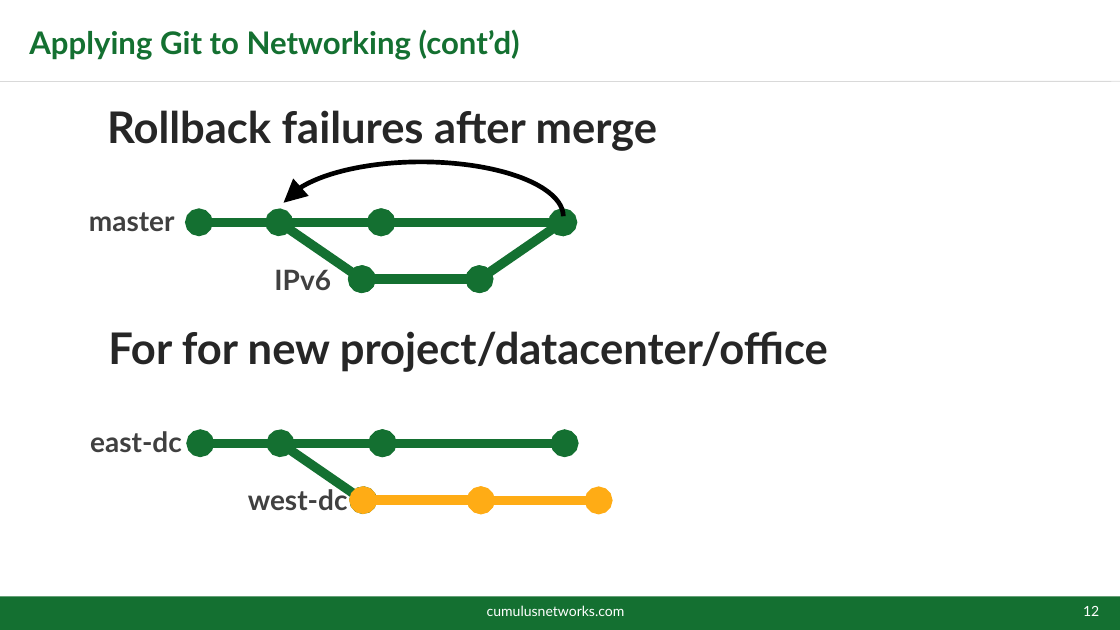
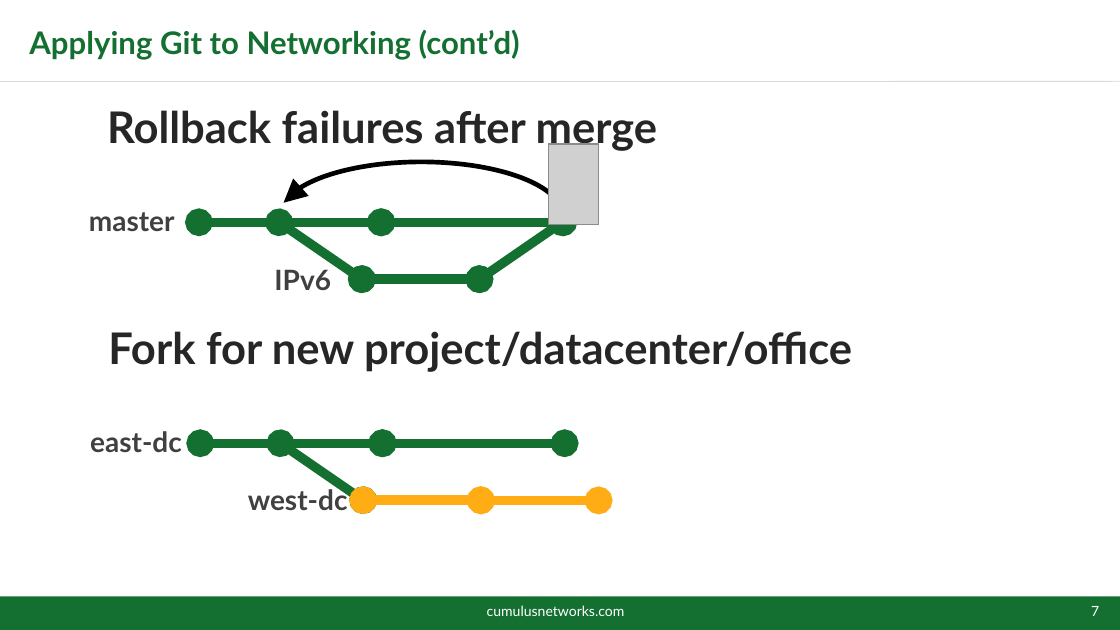
Before and after one commit to plumbis/devopsdays15, a slide deck: slide 7 of DevOps15.pptx (slide 12 before the commit). Drawn at 1120x630 pixels with LibreOffice and Linux fonts; fonts in the diff are those of the drawing; grey boxes stand for pictures; background and template pictures are left out. Boxes give left, top, right and bottom in pixels: in the first picture for what was removed or moved away, otherwise in the second. Text is boxed around its words. In the diff, an @@ line names an element or a change of style, - is before the commit and + after.

Commit message:
Latest Revision

```diff
--- a/DevOps15.pptx
+++ b/DevOps15.pptx
@@ picture added at (549,144,599,225) @@
@@ text at (108,331,852,372): text changed @@
-▪ For for new project/datacenter/office
+▪ Fork for new project/datacenter/office
@@ page number at (1091,606,1099,616): text changed @@
-12
+7
```
Also in this commit, not shown: 4 other slides changed, 5 slides added, 2 slides removed.
